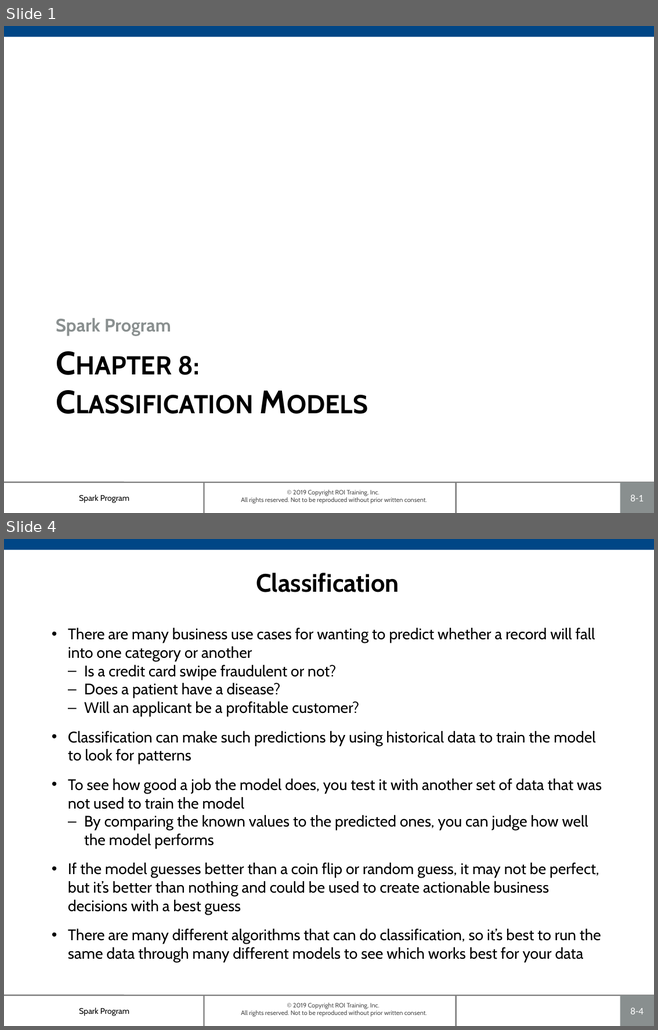
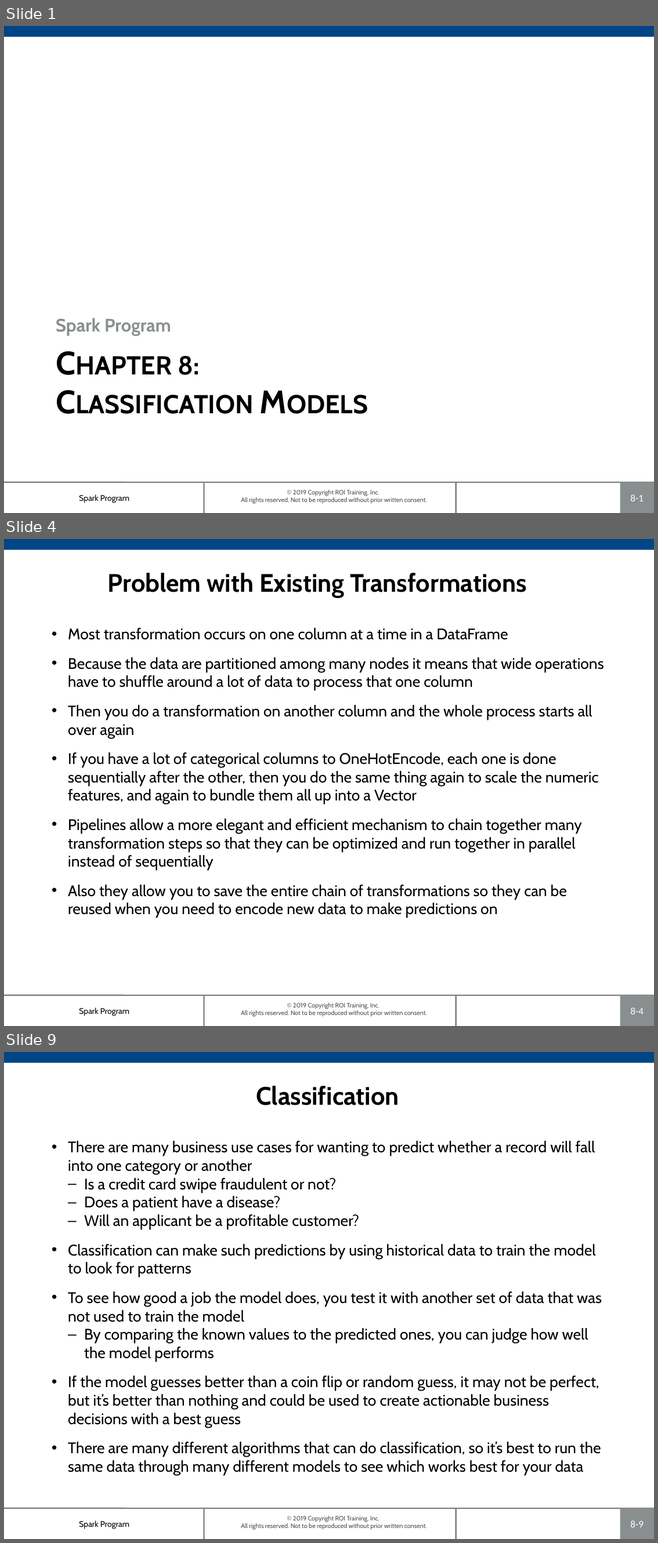
Before and after one commit to roitraining/SparkProgram, a slide deck: Day7-ClassificationAnalysis/Ch08-ClassificationModels.pptx. Shown one above the other, each under a label of ours: slides 1 and 4 before the commit, slides 1, 4 and 9 after it; the slides between them are not shown. The pictures are 658x1030 and 658x1543 pixels, drawn with LibreOffice and Linux fonts; fonts in the diff are those of the drawing; background and template pictures are left out. Boxes give left, top, right and bottom in pixels: in the first picture for what was removed or moved away, otherwise in the second. Text is boxed around its words. In the diff, an @@ line names an element or a change of style, - is before the commit and + after.

```diff
--- a/Day7-ClassificationAnalysis/Ch08-ClassificationModels.pptx
+++ b/Day7-ClassificationAnalysis/Ch08-ClassificationModels.pptx
@@ slide 4 added at (x1=4, y1=539, x2=654, y2=1026), background #FFFFFF; not listed: 7 template elements that a slide beside it also shows @@
@@ title added at (x1=108, y1=573, x2=526, y2=598), 28 pt, text #000000, bold @@
+Problem with Existing Transformations
@@ text added at (x1=68, y1=628, x2=604, y2=918), 17 pt, text #000000 @@
+• Most transformation occurs on one column at a time in a DataFrame
+• Because the data are partitioned among many nodes it means that wide operations have to shuffle around a lot of data to process that one column
+• Then you do a transformation on another column and the whole process starts all over again
+• If you have a lot of categorical columns to OneHotEncode, each one is done sequentially after the other, then you do the same thing again to scale the numeric features, and again to bundle them all up into a Vector
+• Pipelines allow a more elegant and efficient mechanism to chain together many transformation steps so that they can be optimized and run together in parallel instead of sequentially
+• Also they allow you to save the entire chain of transformations so they can be reused when you need to encode new data to make predictions on
@@ what was slide 4 is now slide 9 @@
@@ page number at (x1=630, y1=1521, x2=643, y2=1528): text changed @@
-8-4
+8-9
```
Also in this commit, not shown: 7 slides changed, 4 other slides added, 1 other file.
